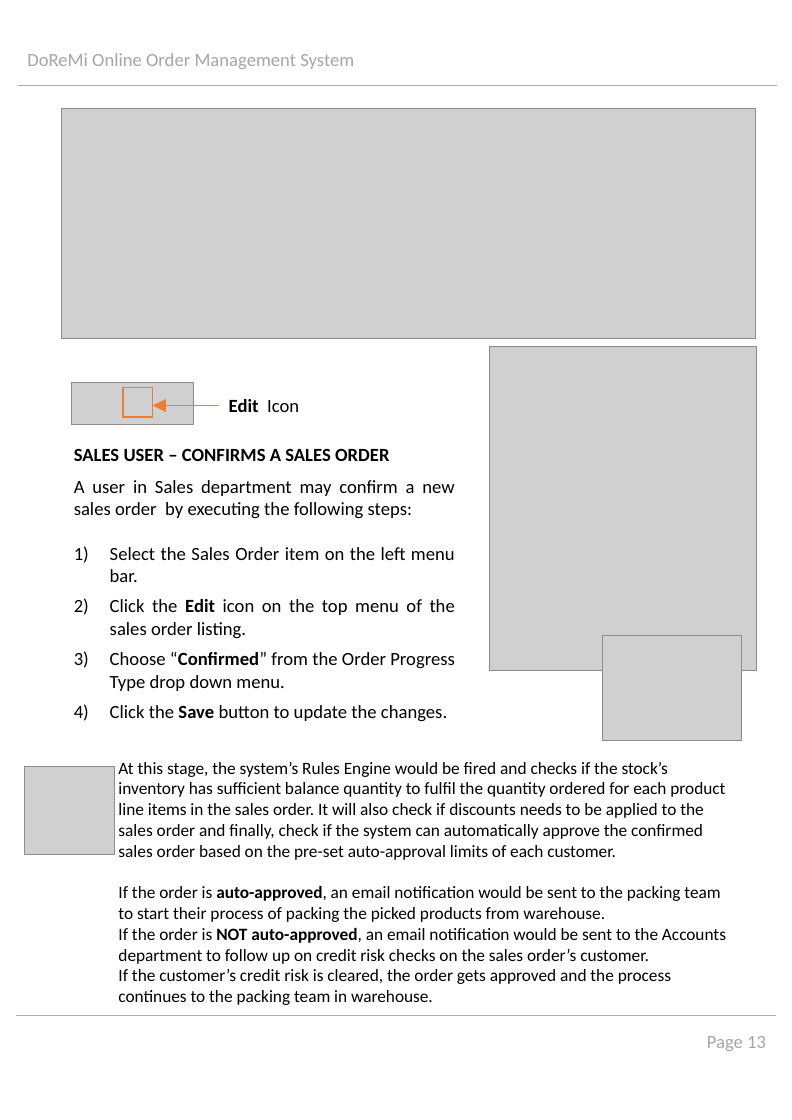
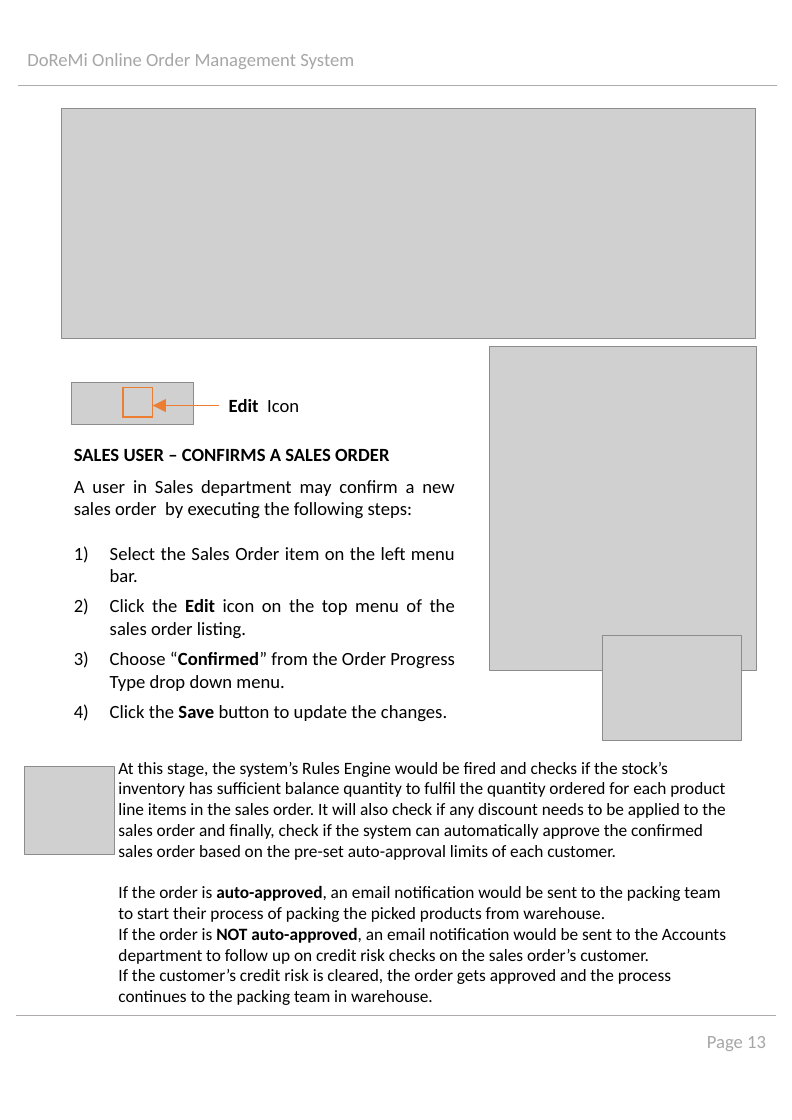
Before and after one commit to chadng/IRS-MR-2019-01-19-IS1PT-GRP-X-Men-Online_Order_Management_System, a slide deck: slide 14 of UserGuide/User Guide v1.3.pptx. Drawn at 792x1120 pixels with LibreOffice and Linux fonts; fonts in the diff are those of the drawing; grey boxes stand for pictures. Boxes give left, top, right and bottom in pixels: in the first picture for what was removed or moved away, otherwise in the second. Text is boxed around its words. In the diff, an @@ line names an element or a change of style, - is before the commit and + after.

```diff
--- a/UserGuide/User Guide v1.3.pptx
+++ b/UserGuide/User Guide v1.3.pptx
@@ text at bbox=[118, 762, 725, 860]: text changed @@
-At this stage, the system’s Rules Engine would be fired and checks if the stock’s inventory has sufficient balance quantity to fulfil the quantity ordered for each product line items in the sales order. It will also check if discounts needs to be applied to the sales order and finally, check if the system can automatically approve the confirmed sales order based on the pre-set auto-approval limits of each customer.
+At this stage, the system’s Rules Engine would be fired and checks if the stock’s inventory has sufficient balance quantity to fulfil the quantity ordered for each product line items in the sales order. It will also check if any discount needs to be applied to the sales order and finally, check if the system can automatically approve the confirmed sales order based on the pre-set auto-approval limits of each customer.
```
Also in this commit, not shown: 1 other file.
